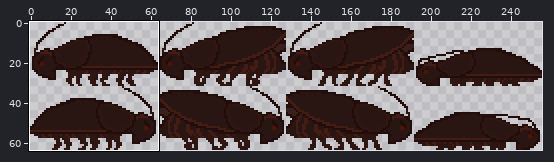
File history of a sprite sheet, games/BelowTheSurface/Resources/images/Roach.png. Above, an overview of the earlier version with the close-up marked.
Close-up. Before the commit:
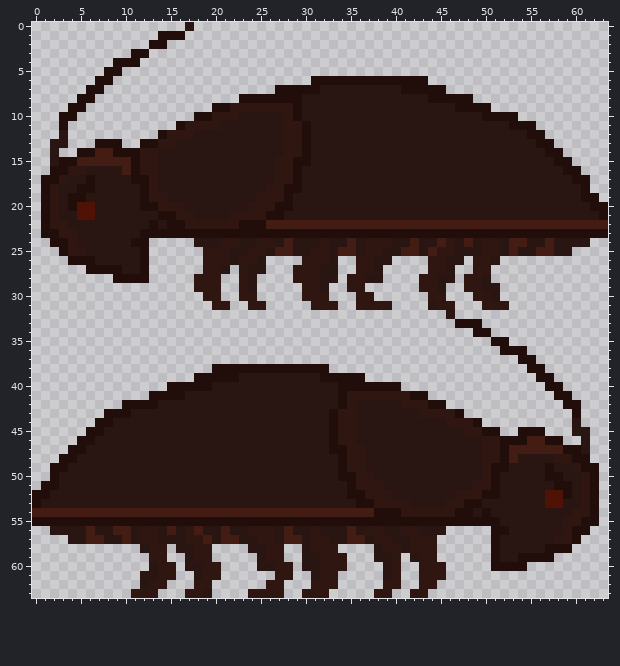
The file is 256x64 pixels. Shown: x 0..63, y 0..63. The commit also changed other parts of the picture, which this record leaves out.
After:
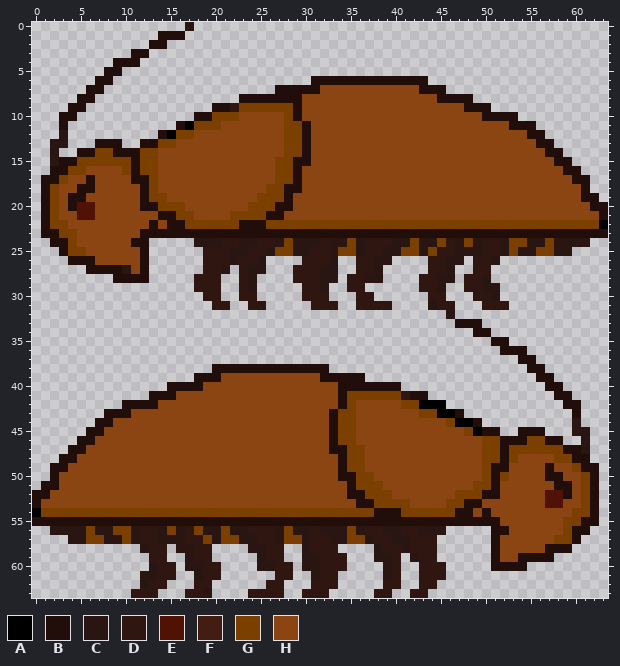
Palette (. is transparent): A #000000  B #210e0a  C #291511  D #301610  E #501205  F #431c14  G #7b3f00  H #8b4513
The edit:
Changed rows in their new state; - is an unchanged pixel.
first column x 2:
 7 ------------------------------HHHHHHHHHHH---------------------
 8 ----------------------------HHHHHHHHHHHHHHH-------------------
 9 ---------------------GGGGGG-HHHHHHHHHHHHHHHHHH----------------
10 ------------------GGGHHHHHG-HHHHHHHHHHHHHHHHHHHH--------------
11 ---------------AGGGHHHHHHHGG-HHHHHHHHHHHHHHHHHHHHHH-----------
12 -------------AGGHHHHHHHHHHGG-HHHHHHHHHHHHHHHHHHHHHHHH---------
13 ------------GGHHHHHHHHHHHHGG-HHHHHHHHHHHHHHHHHHHHHHHHH--------
14 -----GG---GGHHHHHHHHHHHHHHGG-HHHHHHHHHHHHHHHHHHHHHHHHHH-------
15 ---GGGGGG-GGHHHHHHHHHHHHHGG--HHHHHHHHHHHHHHHHHHHHHHHHHHH------
16 --GGHHHHG-GGHHHHHHHHHHHHHGG-HHHHHHHHHHHHHHHHHHHHHHHHHHHHH-----
17 -GHH-HHHH--GHHHHHHHHHHHHHGG-HHHHHHHHHHHHHHHHHHHHHHHHHHHHHH----
18 GHH--HHHHH-GHHHHHHHHHHHHGG--HHHHHHHHHHHHHHHHHHHHHHHHHHHHHHH---
19 GH--HHHHHH-GGHHHHHHHHHHGGG-HHHHHHHHHHHHHHHHHHHHHHHHHHHHHHHH---
20 GH---HHHHH--GGGHHHHHHHGGG--HHHHHHHHHHHHHHHHHHHHHHHHHHHHHHHHH--
21 GHH--HHHHHHH--GGHHHHGGGG--HHHHHHHHHHHHHHHHHHHHHHHHHHHHHHHHHHH-
22 GGHHHHHHHHH-H--GGGGGG---GGGGGGGGGGGGGGGGGGGGGGGGGGGGGGGGGGGGGA
23 -GGHHHHHHH----------------------------------------------------
24 --GHHHHHH-----------------G------G------G--G--G----GG--G------
25 --GGHHHHHH---------------GG-----GG-----GG-G--------G--GG------
26 -----HHHHH----------------------------------------------------
27 ---------H----------------------------------------------------
first column x 0:
39 ---------------------HHHHHHHHHHH------------------------------
40 -------------------HHHHHHHHHHHHHHH----------------------------
41 ----------------HHHHHHHHHHHHHHHHHH-GGGGGG---------------------
42 --------------HHHHHHHHHHHHHHHHHHHH-GHHHHHGGAAA----------------
43 -----------HHHHHHHHHHHHHHHHHHHHHH-GGHHHHHHHGGAA---------------
44 ---------HHHHHHHHHHHHHHHHHHHHHHHH-GGHHHHHHHHHHGAA-------------
45 --------HHHHHHHHHHHHHHHHHHHHHHHHH-GGHHHHHHHHHHHHGA------------
46 -------HHHHHHHHHHHHHHHHHHHHHHHHHH-GGHHHHHHHHHHHHHHGG---GG-----
47 ------HHHHHHHHHHHHHHHHHHHHHHHHHHH--GGHHHHHHHHHHHHHGG-GGGGGG---
48 -----HHHHHHHHHHHHHHHHHHHHHHHHHHHHH-GGHHHHHHHHHHHHHGG-GHHHHGG--
49 ----HHHHHHHHHHHHHHHHHHHHHHHHHHHHHH-GGHHHHHHHHHHHHHG--HHHH-HHG-
50 ---HHHHHHHHHHHHHHHHHHHHHHHHHHHHHHH--GGHHHHHHHHHHHHG-GHHHH--HHG
51 ---HHHHHHHHHHHHHHHHHHHHHHHHHHHHHHHH-GGGHHHHHHHHHHGG-HHHHHH--HG
52 --HHHHHHHHHHHHHHHHHHHHHHHHHHHHHHHHH--GGGHHHHHHHGGG--HHHHH---HG
53 -HHHHHHHHHHHHHHHHHHHHHHHHHHHHHHHHHHH--GGGGHHHHGG--HHHHHHH--HHG
54 AGGGGGGGGGGGGGGGGGGGGGGGGGGGGGGGGGGGGG---GGGGGG--H-HHHHHHHHHGG
55 ----------------------------------------------------HHHHHHHGG-
56 ------G--GG----G--G--G------G------G-----------------HHHHHHG--
57 ------GG--G--------G-GG-----GG-----GG---------------HHHHHHGG--
58 ----------------------------------------------------HHHHH-----
59 ----------------------------------------------------HH--------
